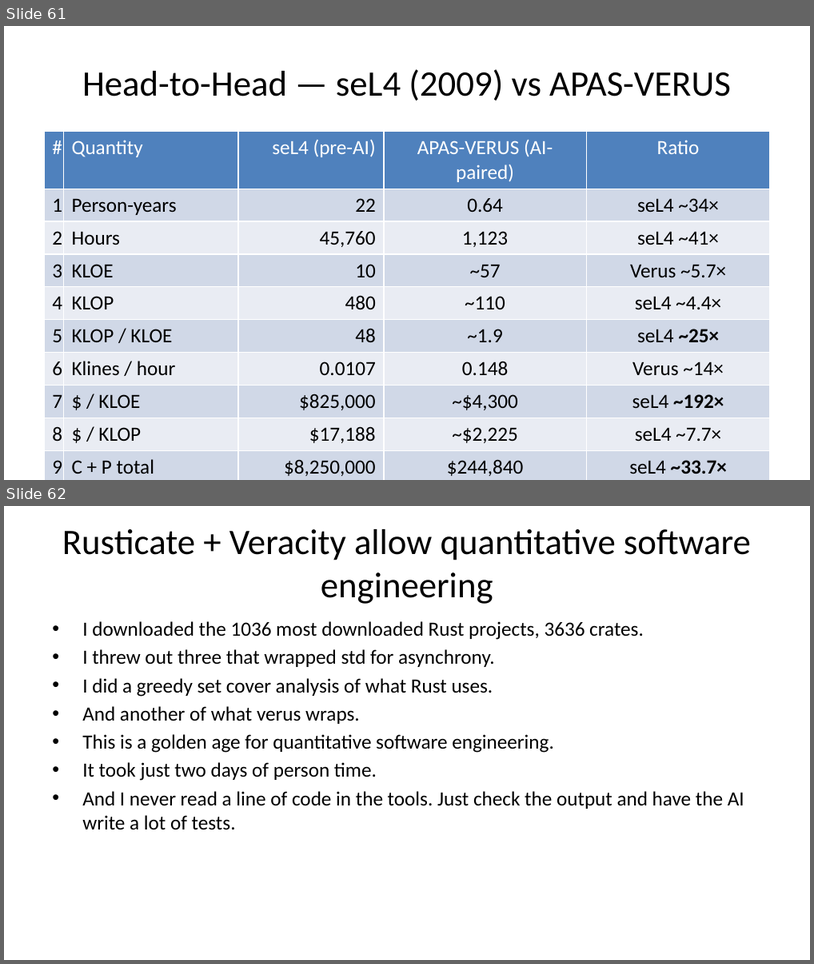
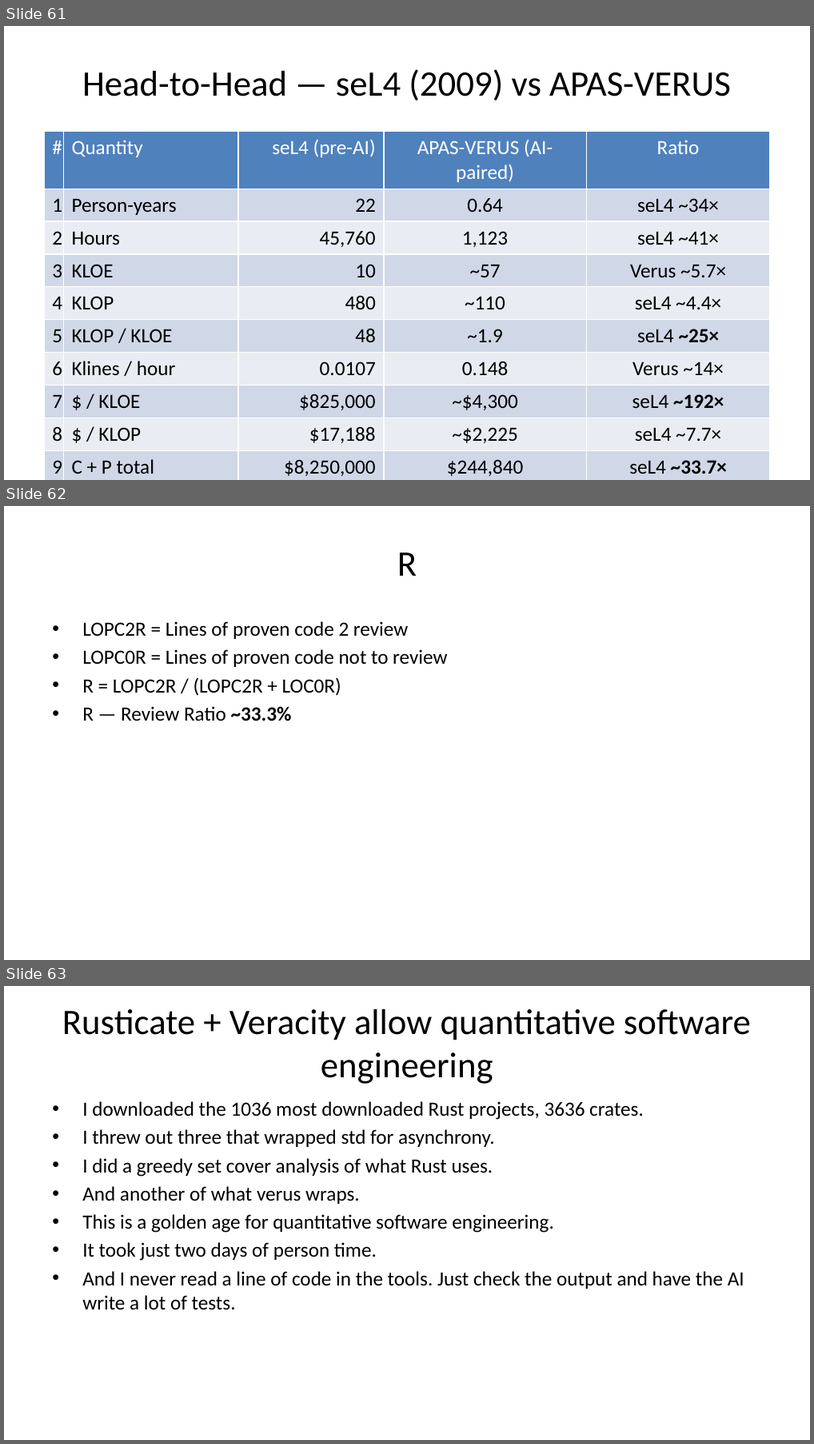
Before and after one commit to briangmilnes/APAS-VERUS, a slide deck: lectures/slidesCMUCS.pptx. Shown one above the other, each under a label of ours: slides 61 and 62 before the commit, slides 61, 62 and 63 after it. The pictures are 814x964 and 814x1444 pixels, drawn with LibreOffice and Linux fonts; fonts in the diff are those of the drawing. Boxes give left, top, right and bottom in pixels: in the first picture for what was removed or moved away, otherwise in the second. Text is boxed around its words. In the diff, an @@ line names an element or a change of style, - is before the commit and + after.

```diff
--- a/lectures/slidesCMUCS.pptx
+++ b/lectures/slidesCMUCS.pptx
@@ slide 62 added at [4, 506, 810, 960], background #FFFFFF @@
@@ title added at [398, 552, 417, 576], 32 pt, text #000000 @@
+R
@@ text added at [82, 621, 447, 721], 18 pt, text #000000 @@
+• LOPC2R = Lines of proven code 2 review
+• LOPC0R = Lines of proven code not to review
+• R = LOPC2R / (LOPC2R + LOC0R)
+• R — Review Ratio ~33.3%
@@ what was slide 62 is now slide 63 @@
```
Also in this commit, not shown: 1 slide changed, 2 other files.
